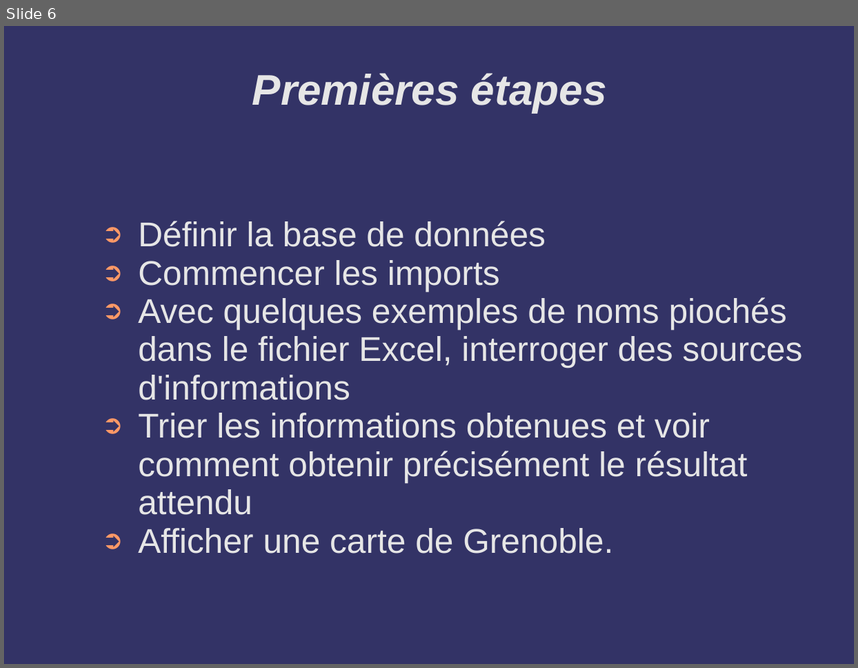
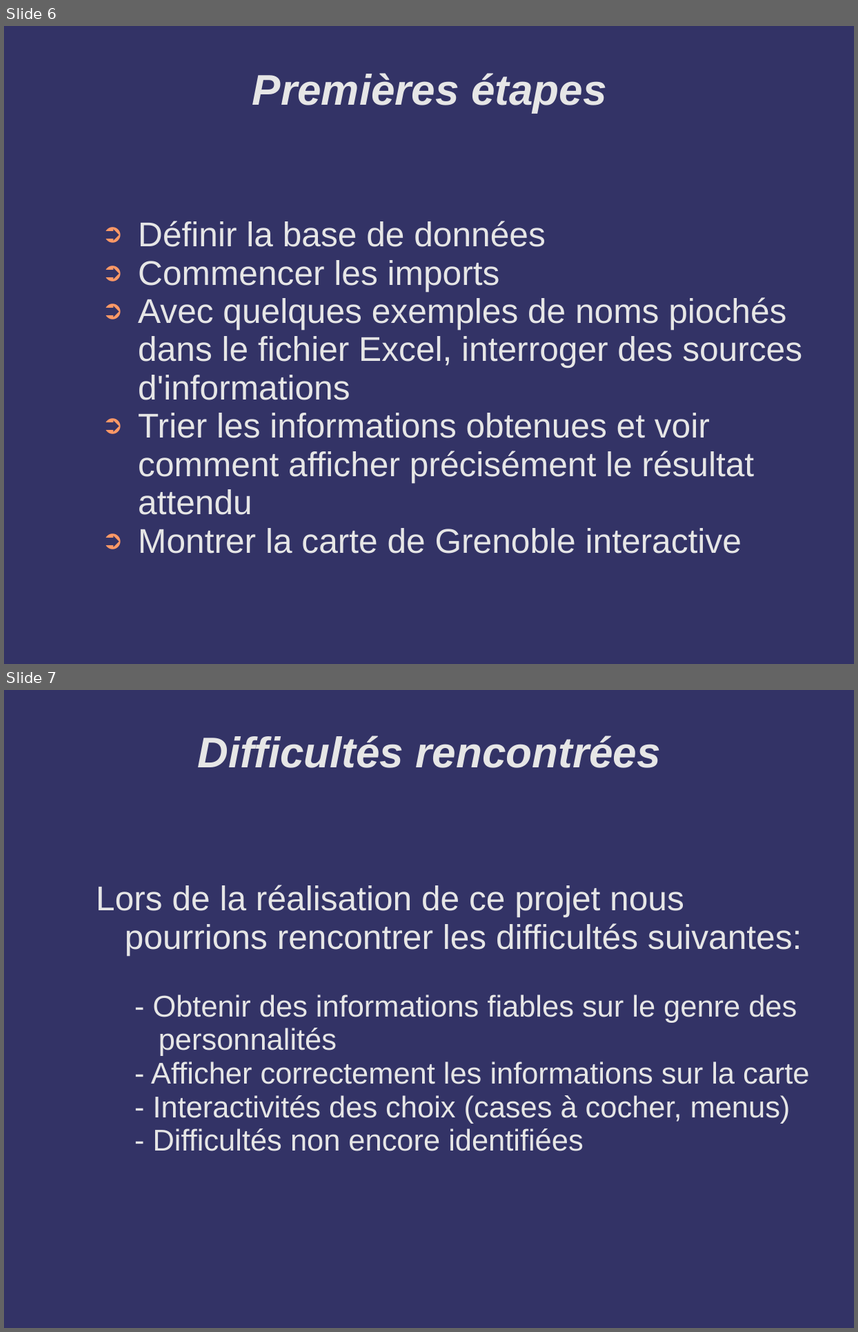
Before and after one commit to HamidBe/turbine_project, a slide deck: Documents/Cartographie_Feminine.ppt. Shown one above the other, each under a label of ours: slide 6 before the commit, slides 6 and 7 after it. The pictures are 858x668 and 858x1332 pixels, drawn with LibreOffice and Linux fonts; fonts in the diff are those of the drawing; background and template pictures are left out. Boxes give left, top, right and bottom in pixels: in the first picture for what was removed or moved away, otherwise in the second. Text is boxed around its words. In the diff, an @@ line names an element or a change of style, - is before the commit and + after.

```diff
--- a/Documents/Cartographie_Feminine.ppt
+++ b/Documents/Cartographie_Feminine.ppt
@@ slide 7 added at box(4, 690, 854, 1328), background #333366 @@
@@ title added at box(198, 736, 661, 768), 40 pt, text #E6E6E6, bold, italic @@
+Difficultés rencontrées
@@ text added at box(96, 885, 809, 1151), 28 pt, text #E6E6E6 @@
+Lors de la réalisation de ce projet nous pourrions rencontrer les difficultés suivantes:
+  - Obtenir des informations fiables sur le genre des personnalités
+  - Afficher correctement les informations sur la carte
+  - Interactivités des choix (cases à cocher, menus)
+  - Difficultés non encore identifiées
@@ slide 6 changed as well @@
@@ text at box(138, 412, 754, 553): text changed @@
-➲ Trier les informations obtenues et voir comment obtenir précisément le résultat attendu
-➲ Afficher une carte de Grenoble.
+➲ Trier les informations obtenues et voir comment afficher précisément le résultat attendu
+➲ Montrer la carte de Grenoble interactive
```
Also in this commit, not shown: 4 other slides changed, 1 other file.
